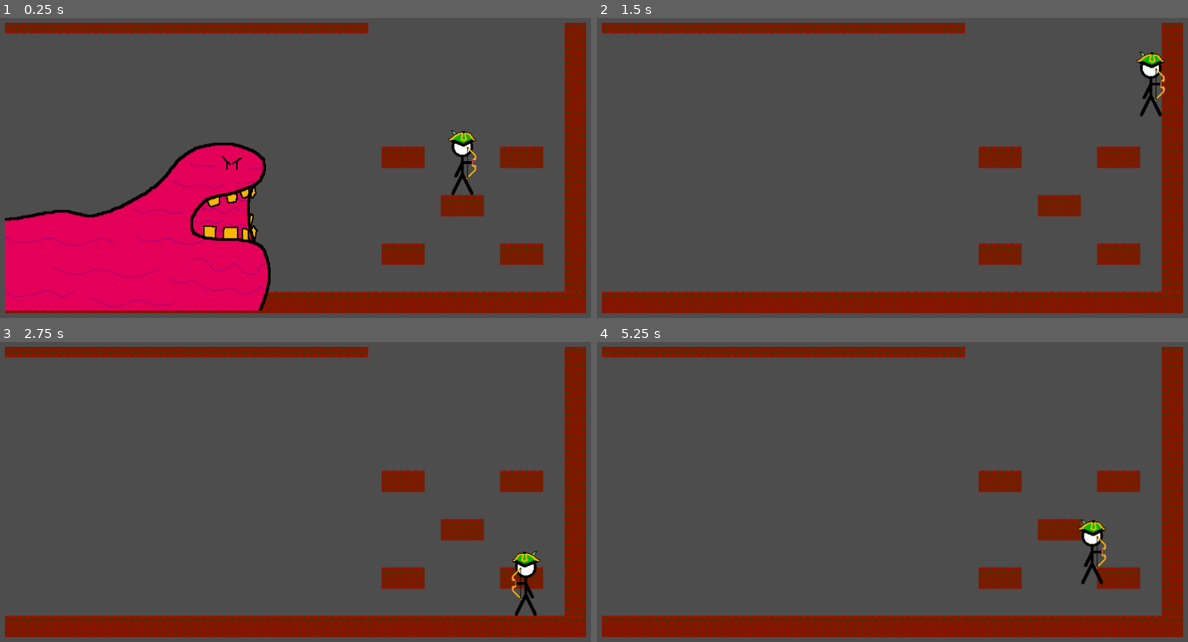
Above: before the commit, frames 1-4 (two rows, left to right).
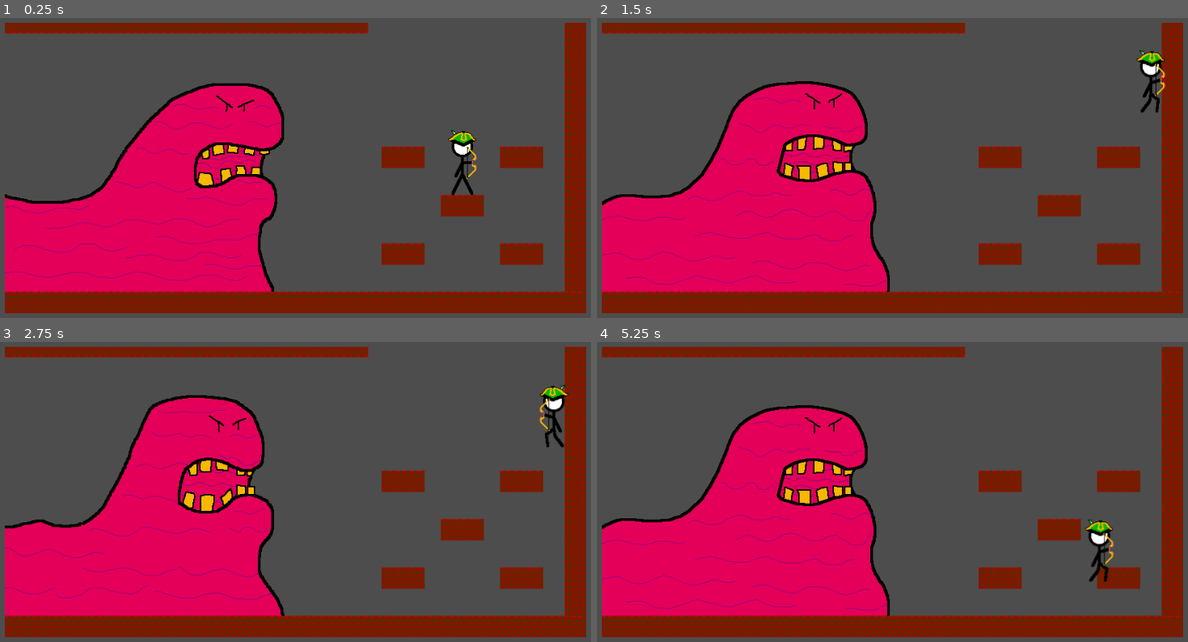
Above: after the commit, the same moments.

Repository: Aelern/AlphaWare
Game: Godot game, scene res://Levels/microgame_manager.tscn
Same seed, same stepped clock (60 frames per second), same inputs: the game is played once before the commit and once after it.
Inputs:
- Up to frame 1 (0.25 s): no input
- Up to frame 2 (1.5 s): hold Right (right) from 0.53 s (still down); tap Space (action) at 0.6, 1.35 s; tap Up (up) at 0.77 s
- Up to frame 3 (2.75 s): tap Up (up) at 1.52 s; release Right (right) at 2.03 s; hold Left (left) from 2.03 s (still down); tap Space (action) at 2.1 s
- Up to frame 4 (5.25 s): release Left (left) at 2.78 s; hold Right (right) 2.78-4.28 s; tap Space (action) every 0.75 s from 2.85 to 5.1 s; tap Up (up) at 3.02, 3.77, 4.52 s; hold Left (left) 4.28-5.03 s; hold Right (right) from 5.03 s (still down)

The runs differ from the first frame. In frame 1, 14% of the frame differs, in the area x 0-49%, y 21-98%; in frame 2, 25%; in frame 3, 25%; in frame 4, 25%, in the area x 0-88%, y 21-92%.

Commit message:
Animations working. Motion values getting better

Diff:
--- a/Actors/Maple/bowman.gd
+++ b/Actors/Maple/bowman.gd
@@ -3,7 +3,7 @@
 
 @onready var animated_sprite = $AnimatedSprite2D
 
-@export var top_speed = 200
+@export var top_speed = 175
 @export var acceleration = 2000
 @export var deceleration = 6000
 @export var jump_speed = 420
@@ -37,6 +37,8 @@
 	if Input.is_action_pressed("right"):
 		dir = dir + 1
 	if dir != 0:
+		if animated_sprite.animation == "default":
+			animated_sprite.play("walk")
 		own_speed.x = clamp(own_speed.x + acceleration * dir * delta, top_speed * -1, top_speed)
 		if dir == 1 and not facing_right:
 			facing_right = true
@@ -47,6 +49,8 @@
 			animated_sprite.flip_h = true
 			own_speed.x = clamp(own_speed.x + deceleration * dir * delta, top_speed * -1, top_speed)
 	else:
+		if animated_sprite.animation == "walk":
+			animated_sprite.play("default")
 		if own_speed.x > 0:
 			own_speed.x = clamp(own_speed.x - deceleration * delta, 0, top_speed)
 		elif own_speed.x < 0:
@@ -54,11 +58,14 @@
 	if Input.is_action_just_pressed("action"):
 		own_speed.y = jump_speed * -1
 		player_state = States.AIR
+		animated_sprite.play("jump")
+
 	velocity = own_speed
 
 func air_state(delta: float):
 	own_speed.y = clamp(own_speed.y + (gravity * delta), jump_speed * -2, terminal_velocity)
 	if is_on_floor():
+		animated_sprite.play("default")
 		player_state = States.GROUND
 		own_speed.y = 0
 	velocity = own_speed
--- a/Actors/Maple/bowman.tscn
+++ b/Actors/Maple/bowman.tscn
@@ -48,9 +48,9 @@
 atlas = ExtResource("4_e6by0")
 region = Rect2(144, 0, 48, 96)
 
-[sub_resource type="AtlasTexture" id="AtlasTexture_bk3y4"]
+[sub_resource type="AtlasTexture" id="AtlasTexture_nahg4"]
 atlas = ExtResource("4_e6by0")
-region = Rect2(0, 0, 48, 96)
+region = Rect2(0, 96, 48, 96)
 
 [sub_resource type="SpriteFrames" id="SpriteFrames_s5hh6"]
 animations = [{
@@ -101,7 +101,7 @@
 "texture": SubResource("AtlasTexture_oysll")
 }, {
 "duration": 1.0,
-"texture": SubResource("AtlasTexture_bk3y4")
+"texture": SubResource("AtlasTexture_nahg4")
 }],
 "loop": true,
 "name": &"walk",
@@ -130,8 +130,8 @@
 
 [node name="AnimatedSprite2D" type="AnimatedSprite2D" parent="."]
 sprite_frames = SubResource("SpriteFrames_s5hh6")
-animation = &"shoot"
+animation = &"walk"
 autoplay = "default"
-frame_progress = 0.365582
+frame_progress = 0.147769
 
 [node name="AnimationPlayer" type="AnimationPlayer" parent="."]
--- a/Actors/Maple/muck_monster.tscn
+++ b/Actors/Maple/muck_monster.tscn
@@ -1,37 +1,95 @@
-[gd_scene load_steps=5 format=3 uid="uid://cx3aqhtdaanru"]
+[gd_scene load_steps=13 format=3 uid="uid://cx3aqhtdaanru"]
 
 [ext_resource type="Texture2D" uid="uid://ddlbehlo4keyf" path="res://Assets/muck_main_body.png" id="1_60de8"]
 [ext_resource type="Script" uid="uid://dhi7jl4m0bqmc" path="res://Components/hitbox_component.gd" id="2_lvyhv"]
 [ext_resource type="Script" uid="uid://ccd00snf85m7l" path="res://Components/hurtbox_component.gd" id="3_h2h7c"]
 
-[sub_resource type="SpriteFrames" id="SpriteFrames_rlp11"]
+[sub_resource type="AtlasTexture" id="AtlasTexture_lvyhv"]
+atlas = ExtResource("1_60de8")
+region = Rect2(0, 0, 432, 336)
+
+[sub_resource type="AtlasTexture" id="AtlasTexture_h2h7c"]
+atlas = ExtResource("1_60de8")
+region = Rect2(432, 0, 432, 336)
+
+[sub_resource type="AtlasTexture" id="AtlasTexture_15vaq"]
+atlas = ExtResource("1_60de8")
+region = Rect2(0, 672, 432, 336)
+
+[sub_resource type="AtlasTexture" id="AtlasTexture_6ggvd"]
+atlas = ExtResource("1_60de8")
+region = Rect2(432, 672, 432, 336)
+
+[sub_resource type="AtlasTexture" id="AtlasTexture_yw2bs"]
+atlas = ExtResource("1_60de8")
+region = Rect2(0, 1008, 432, 336)
+
+[sub_resource type="AtlasTexture" id="AtlasTexture_pa017"]
+atlas = ExtResource("1_60de8")
+region = Rect2(0, 0, 432, 336)
+
+[sub_resource type="AtlasTexture" id="AtlasTexture_a4hl5"]
+atlas = ExtResource("1_60de8")
+region = Rect2(432, 0, 432, 336)
+
+[sub_resource type="AtlasTexture" id="AtlasTexture_228sd"]
+atlas = ExtResource("1_60de8")
+region = Rect2(0, 336, 432, 336)
+
+[sub_resource type="SpriteFrames" id="SpriteFrames_4d5jb"]
 animations = [{
 "frames": [{
 "duration": 1.0,
-"texture": ExtResource("1_60de8")
+"texture": SubResource("AtlasTexture_lvyhv")
+}, {
+"duration": 1.0,
+"texture": SubResource("AtlasTexture_h2h7c")
+}, {
+"duration": 1.0,
+"texture": SubResource("AtlasTexture_15vaq")
+}, {
+"duration": 1.0,
+"texture": SubResource("AtlasTexture_6ggvd")
+}, {
+"duration": 1.0,
+"texture": SubResource("AtlasTexture_yw2bs")
+}],
+"loop": true,
+"name": &"attack",
+"speed": 8.0
+}, {
+"frames": [{
+"duration": 1.0,
+"texture": SubResource("AtlasTexture_pa017")
+}, {
+"duration": 1.0,
+"texture": SubResource("AtlasTexture_a4hl5")
+}, {
+"duration": 1.0,
+"texture": SubResource("AtlasTexture_228sd")
 }],
 "loop": true,
 "name": &"default",
-"speed": 5.0
+"speed": 8.0
 }]
 
-[node name="MuckMonster" type="RigidBody2D"]
-
-[node name="AnimatedSprite2D" type="AnimatedSprite2D" parent="."]
-sprite_frames = SubResource("SpriteFrames_rlp11")
+[node name="MuckMonster" type="StaticBody2D"]
 
 [node name="HitboxComponent" type="Area2D" parent="."]
 script = ExtResource("2_lvyhv")
 metadata/_custom_type_script = "uid://dhi7jl4m0bqmc"
 
 [node name="CollisionPolygon2D" type="CollisionPolygon2D" parent="HitboxComponent"]
-visible = false
-polygon = PackedVector2Array(-24, -16, 16, -48, 48, -88, 104, -104, 144, -96, 168, -80, 168, -56, 152, -32, 144, -8, 152, 40, 168, 56, 176, 96, 160, 144, -216, 144, -216, 8, -128, -8, -80, 0)
+polygon = PackedVector2Array(-216, 24, -88, 24, 8, -136, 168, -136, 168, 168, -216, 168)
 
 [node name="HurtboxComponent" type="Area2D" parent="."]
 script = ExtResource("3_h2h7c")
 metadata/_custom_type_script = "uid://ccd00snf85m7l"
 
 [node name="CollisionPolygon2D2" type="CollisionPolygon2D" parent="HurtboxComponent"]
-visible = false
-polygon = PackedVector2Array(-24, -16, 16, -48, 48, -88, 104, -104, 144, -96, 168, -80, 168, -56, 152, -32, 144, -8, 152, 40, 168, 56, 176, 96, 160, 144, -216, 144, -216, 8, -128, -8, -80, 0)
+polygon = PackedVector2Array(-216, 24, -88, 24, 8, -136, 168, -136, 168, 168, -216, 168)
+
+[node name="AnimatedSprite2D" type="AnimatedSprite2D" parent="."]
+sprite_frames = SubResource("SpriteFrames_4d5jb")
+autoplay = "default"
+frame_progress = 0.896982
--- a/Levels/maple.tscn
+++ b/Levels/maple.tscn
@@ -74,4 +74,4 @@
 position = Vector2(680, 208)
 
 [node name="MuckMonster" parent="SubViewportContainer/SubViewport" instance=ExtResource("6_ghhwy")]
-position = Vector2(216, 256)
+position = Vector2(216, 232)
Binary file changed: Assets/bowman.png
Binary file changed: Assets/muck_main_body.png
